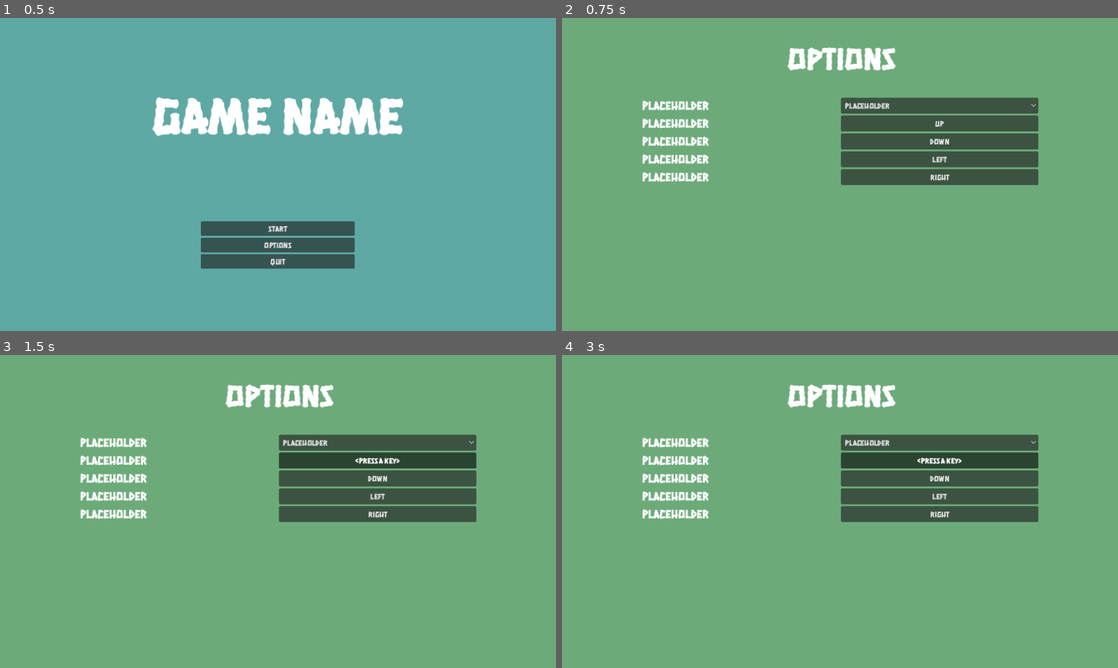
Above: before the commit, frames 1-4 (two rows, left to right).
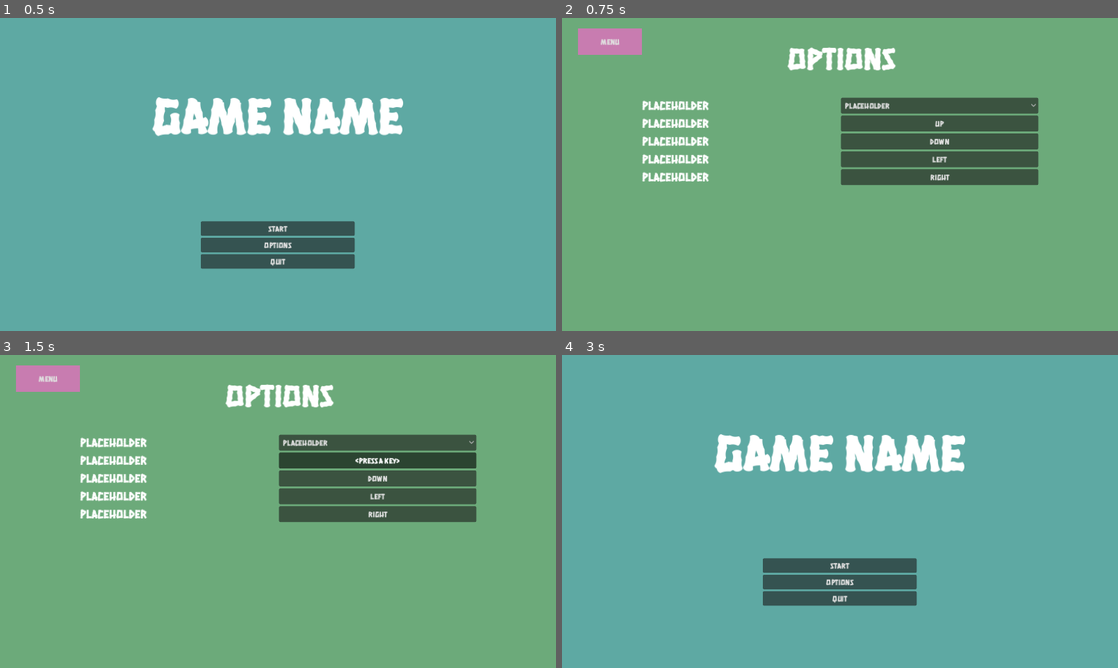
Above: after the commit, the same moments.

Repository: kprsandilya/c3-game
Game: Godot game, scene res://Menu.tscn
The game is run twice, just before and just after one commit, with the same random seed, the same clock (stepped at 60 frames per second) and the same inputs.
Inputs:
- Up to frame 1 (0.5 s): no input
- Up to frame 2 (0.75 s): click "OPTIONS" at 0.5 s
- Up to frame 3 (1.5 s): click "Up" at 1.25 s
- Up to frame 4 (3 s): click "<press a key>" at 2 s; click "Up" (after the commit: "MENU") at 2.75 s

Frame 1 is identical in both runs. In frame 2, 1.0% of the frame differs, in the area x 2-15%, y 3-12%; in frame 3, 1.0%; in frame 4, 100%, in the area x 0-100%, y 0-100%.

Commit message:
Added back to menu

Diff:
--- a/godot-game/Option.tscn
+++ b/godot-game/Option.tscn
@@ -1,10 +1,28 @@
-[gd_scene load_steps=4 format=3 uid="uid://bnihq2lqqv0cd"]
+[gd_scene load_steps=6 format=3 uid="uid://bnihq2lqqv0cd"]
 
 [ext_resource type="Script" path="res://option.gd" id="1_7yjx3"]
 [ext_resource type="Script" path="res://Remap.gd" id="2_2nsca"]
 
 [sub_resource type="StyleBoxFlat" id="StyleBoxFlat_r2xsh"]
 bg_color = Color(0.423845, 0.66695, 0.4791, 1)
+
+[sub_resource type="StyleBoxFlat" id="StyleBoxFlat_jeu7j"]
+bg_color = Color(0.7833, 0.487455, 0.68921, 1)
+
+[sub_resource type="GDScript" id="GDScript_w630v"]
+script/source = "extends Button
+
+
+# Called when the node enters the scene tree for the first time.
+func _ready() -> void:
+	pass # Replace with function body.
+
+
+# Called every frame. 'delta' is the elapsed time since the previous frame.
+func _process(delta: float) -> void:
+	pass
+
+"
 
 [node name="Option" type="Control"]
 layout_mode = 3
@@ -144,8 +162,20 @@
 script = ExtResource("2_2nsca")
 action = "ui_right"
 
+[node name="Button" type="Button" parent="."]
+layout_mode = 0
+offset_left = 33.0
+offset_top = 21.0
+offset_right = 166.0
+offset_bottom = 77.0
+theme_override_colors/icon_normal_color = Color(0.890174, 0.551234, 0.710375, 1)
+theme_override_styles/normal = SubResource("StyleBoxFlat_jeu7j")
+text = "MENU"
+script = SubResource("GDScript_w630v")
+
 [connection signal="item_selected" from="HBoxContainer/Names/Option" to="." method="_on_option_item_selected"]
 [connection signal="toggled" from="HBoxContainer/Settings/Button" to="HBoxContainer/Settings/Button" method="_toggled"]
 [connection signal="toggled" from="HBoxContainer/HBoxContainer/Button2" to="HBoxContainer/HBoxContainer/Button2" method="_toggled"]
 [connection signal="toggled" from="HBoxContainer/HBoxContainer2/Button3" to="HBoxContainer/HBoxContainer2/Button3" method="_toggled"]
 [connection signal="toggled" from="HBoxContainer/HBoxContainer3/Button3" to="HBoxContainer/HBoxContainer3/Button3" method="_toggled"]
+[connection signal="pressed" from="Button" to="." method="_on_button_pressed"]
--- a/godot-game/option.gd
+++ b/godot-game/option.gd
@@ -15,3 +15,7 @@
 
 func _on_option_item_selected(index: int) -> void:
 	print(index)
+
+
+func _on_button_pressed() -> void:
+	get_tree().change_scene_to_file("res://Menu.tscn")
